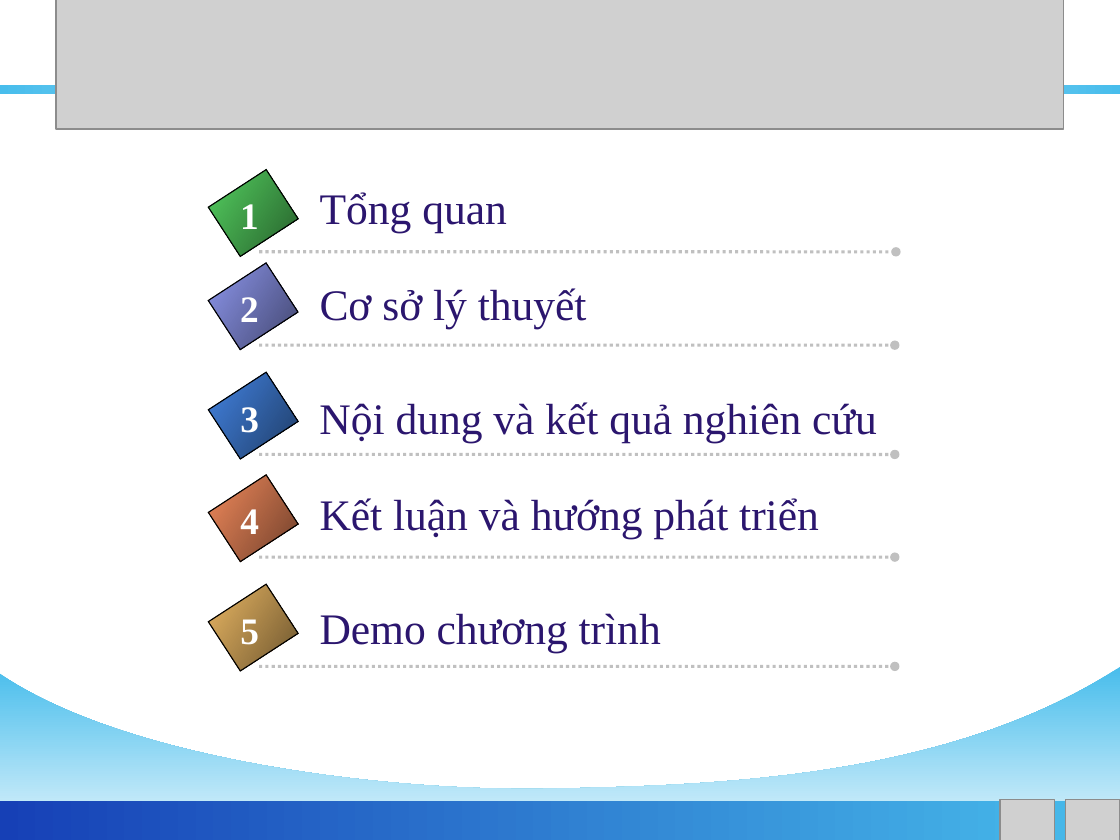
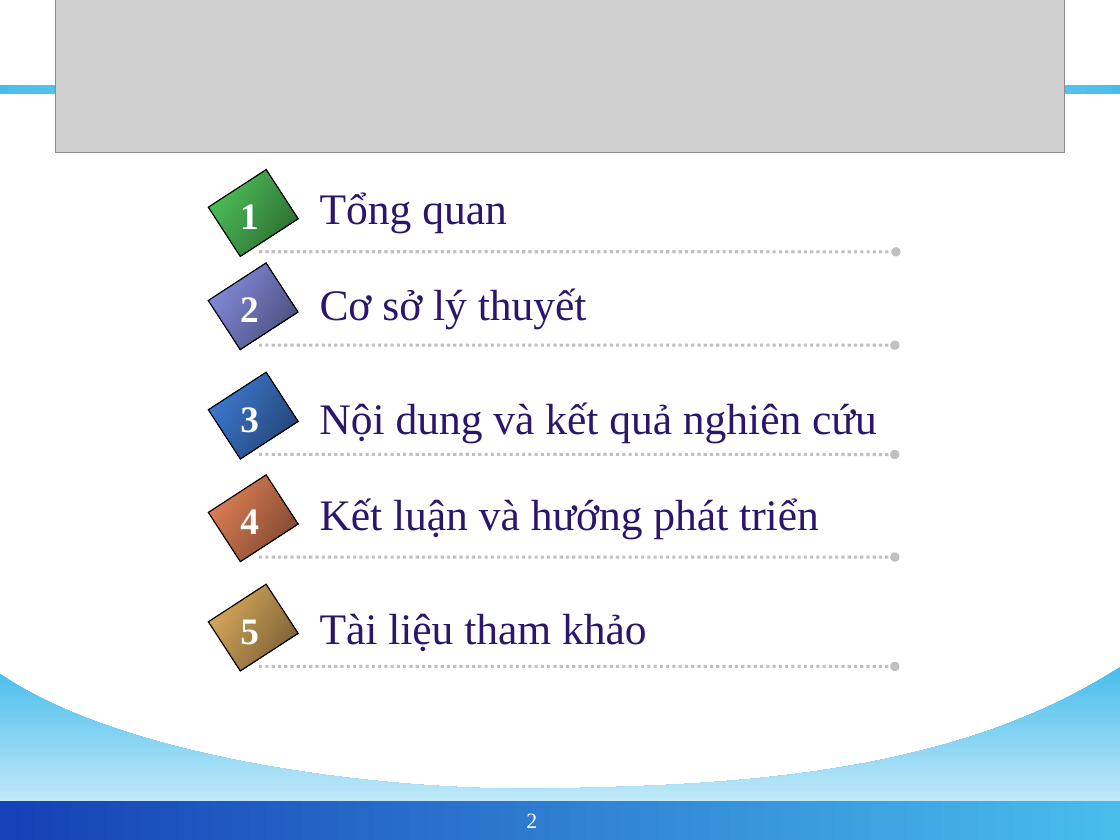
Before and after one commit to phamngsinh/cantho-webgis, a slide deck: slide 2 of Document/Bao Cao/BaoCaoLuanVan2.ppt. Drawn at 1120x840 pixels with LibreOffice and Linux fonts; fonts in the diff are those of the drawing; grey boxes stand for pictures; background and template pictures are left out. Boxes give left, top, right and bottom in pixels: in the first picture for what was removed or moved away, otherwise in the second. Text is boxed around its words. In the diff, an @@ line names an element or a change of style, - is before the commit and + after.

```diff
--- a/Document/Bao Cao/BaoCaoLuanVan2.ppt
+++ b/Document/Bao Cao/BaoCaoLuanVan2.ppt
@@ picture: place and size @@
-picture at <box>56,0,1064,129</box>
+picture at <box>55,0,1064,153</box>
@@ text at <box>320,613,647,651</box>: text changed @@
-Demo chương trình
+Tài liệu tham khảo
@@ picture removed at <box>1000,800,1055,840</box> @@
@@ picture removed at <box>1065,800,1120,840</box> @@
@@ page number added at <box>526,813,537,828</box>, 14 pt, text #FFFFFF @@
+2
```
Also in this commit, not shown: 26 other slides changed, 2 slides added, 2 slides removed.
